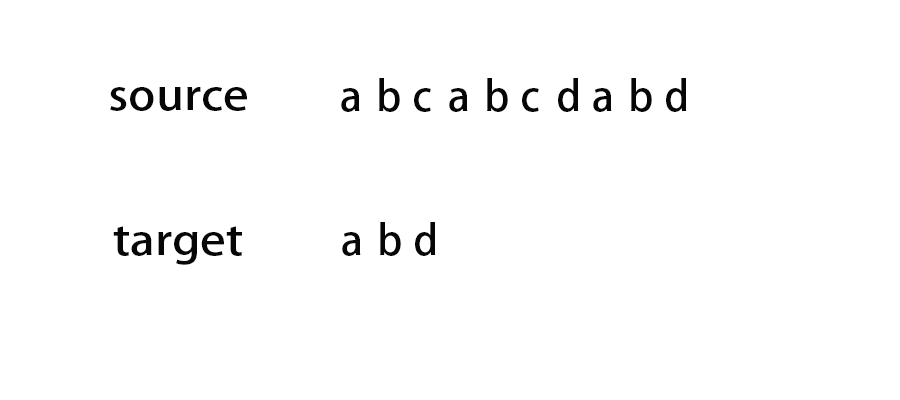
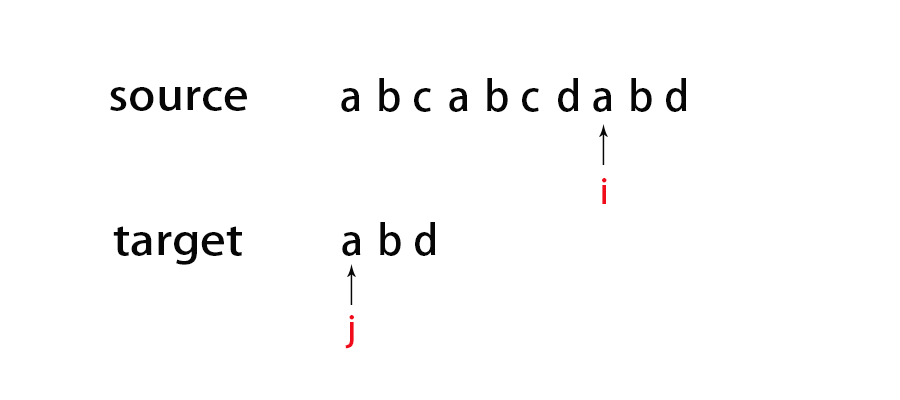
Layer changes from the first 900×400 image to the second:
showed "图层 24" over [345, 124, 608, 349]
hid "图层 1" over [345, 124, 608, 349]
